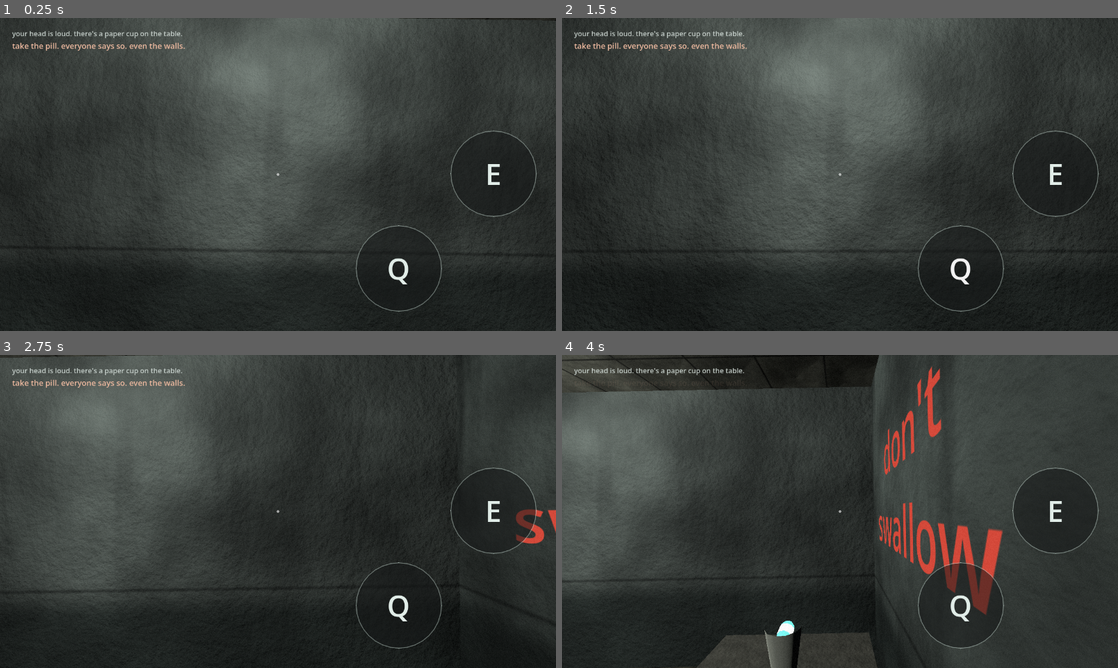
Above: before the commit, frames 1-4 (two rows, left to right).
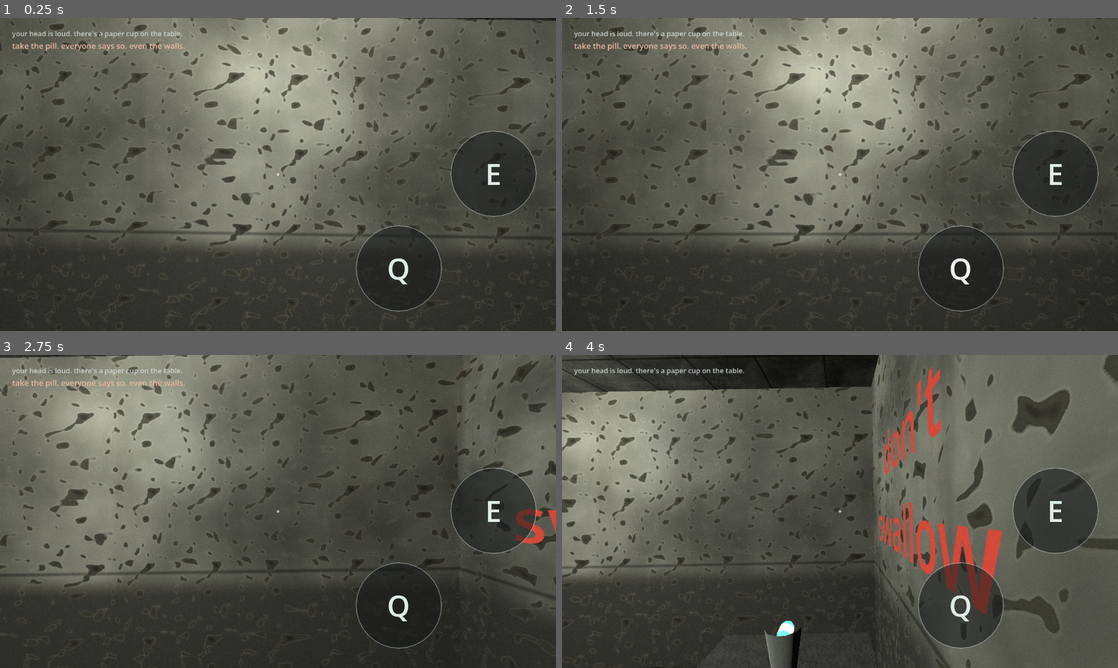
Above: after the commit, the same moments.

Repository: lucy-holm/Ward-B
Game: Godot game, scene res://main.tscn
The game is run twice, just before and just after one commit, with the same random seed, the same clock (stepped at 60 frames per second) and the same inputs.
Inputs (mouse positions are in pixels of both pictures, inside the frame that each line leads up to):
- Up to frame 1 (0.25 s): no input
- Up to frame 2 (1.5 s): click "E" at 0.5 s; click "Q" at 1.25 s
- Up to frame 3 (2.75 s): tap Enter at 2 s; move the mouse to (400, 495) at 2.02 s; hold D (move_right) from 2.03 s (still down); hold E (interact) from 2.03 s (still down); click (400, 495) at 2.17 s
- Up to frame 4 (4 s): release D (move_right) at 2.75 s; release E (interact) at 2.75 s; drag from (728, 527) to (812, 574) at 2.77 s; move the mouse to (895, 442) at 3.52 s; hold D (move_right) from 3.53 s (still down); tap 0 at 3.6 s

The runs differ from the first frame. In frame 1, 68% of the frame differs, in the area x 0-100%, y 0-100%; in frame 2, 65%; in frame 3, 65%; in frame 4, 63%.

Commit message:
Wall shader: hard-edged peel islands with correlated relief
Second of three concept-art retune agents (Sonnet 5, isolated worktree).
Walls only; the prop/metal shader is still in flight.

The brief called out that the old soft fractal blotching read as "damp", not
"flaking". Fixed by hard-thresholding a low-octave noise field with smoothstep
to get crisp island boundaries, domain-warped by the already-sampled mottle
scalar so they are organic rather than round blobs - zero extra fetch.

Relief comes from perturbing NORMAL analytically off that same mask via the
surface-gradient technique, so the peel lip sits exactly on the island
boundary by construction rather than by tuning two layers to agree. Plus
per-pixel roughness (chalky paint ~0.55 vs damp exposed plaster ~0.95),
single-step parallax so plaster reads recessed, AO at the crevice, and a
distance-widened threshold edge floored by fwidth so far walls blur into mass
instead of shimmering.

The perf gate did its job. The agent's first version added a third correlated
normal texture at 10 fetches for more precise lip relief and measured
11.4 -> 9.7 fps, ~17.5%, over the 15% limit. It backed that out for the
zero-fetch analytic derivative: 11.4 -> 11.2, ~1.8%, with no visible quality
loss. Final budget is 7 fetches and 2 noise textures at 256px - the same as
the shader it replaces.

I retuned four values after rendering it, because the defaults overshot:
  ao_strength    0.55 -> 0.22   the hard dark ring around every island read
                                as a cel-shaded sticker outline, not a lip
  island_scale   0.4  -> 1.5    0.4 gives ~2.5m features, i.e. camouflage
                                blotches; real flaking is many smaller patches
  edge_width_near 0.02 -> 0.045 still crisp, not a 1px stencil cut
  decay          0.35 -> 0.28   slightly less coverage at rest

Also worth recording: that agent's worktree had picked up the other two live
agents' in-progress files (floor, ceil, triplanar_worn, bed, chain all
differed). Copying its worktree wholesale would have clobbered the floor
shader landed an hour earlier and half-written prop work. Only its three
owned files were taken, after diffing.

Verified: import clean, check_rooms 7/7, test_mechanics 22, verify_web PASS,
11.1 fps with both new shaders active (11.4 baseline).

Honest read: a real step change from flat colour, but it now sits closer to
"pitted/mouldy plaster" than "peeling paint" - the specks are smaller and
higher-contrast than the concept, which has larger regions with a softer
tonal step. All knobs are exposed; worth Tom's eye in person.

Co-Authored-By: Claude Opus 4.8 (1M context) <noreply@anthropic.com>

Diff:
--- a/godot/materials/shaders/triplanar_plaster.gdshader
+++ b/godot/materials/shaders/triplanar_plaster.gdshader
@@ -10,40 +10,80 @@
 // density to metres, so the same physical texture pitch applies to every
 // mesh regardless of size. Nothing here reads UV at all.
 //
-// Three layers, mirroring the original canvas texture's intent:
-//   1. mottle    — low-frequency fractal blotching, the "painted a long time
-//                  ago, patched twice" base variation. Own world scale.
-//   2. streak    — vertical water runs, heaviest near the ceiling and fading
-//                  down. ONE texture fetch, not a fourth triplanar set: the
-//                  horizontal coordinate is (x + z), which varies correctly
-//                  along either an x-facing or a z-facing wall (every wall in
-//                  the ward is axis-aligned), and the vertical coordinate is
-//                  world Y heavily compressed so features elongate downward.
-//   3. band      — the darker wainscot/scuff zone baked in from the floor up
-//                  to band_height, with a hairline chair rail at the seam.
-// Plus a fine normal map on its own world scale so the surface catches the
-// orderly's light instead of reading as a flat painted card.
-
-uniform vec4 base_color : source_color = vec4(0.42, 0.435, 0.425, 1.0);
+// This is a rebuild against reference (cracked-paint/damp-plaster material
+// sheet + dayroom lucid/unmedicated pair + corridor + dormitory), not a
+// noisier version of the old flat-shaded canvas look. The design is one
+// height field driving three coupled things instead of independent layers:
+//
+//   1. The peel mask (from island_tex, hard-thresholded) doubles as the
+//      height field for relief: NORMAL is perturbed analytically from that
+//      SAME mask via screen-space derivatives (the "surface gradient" bump
+//      technique — no extra texture, no extra fetch), so the lip is
+//      guaranteed to sit exactly on the mask boundary rather than being a
+//      second, independently-tuned layer that merely happens to agree.
+//   2. The island lookup is offset along the view vector by a depth proxy
+//      (taken from the already-sampled mottle field, so it costs nothing)
+//      before sampling — one offset, no iteration — so exposed plaster
+//      reads as recessed rather than decaled on top.
+//   3. Distance widens the threshold's smoothstep edge (floored by fwidth(),
+//      the same AA trick the tile shader uses on its grout line) so crisp
+//      islands blur into soft mass at range instead of shimmering, while the
+//      coarse island shape itself — a single low-octave field — survives at
+//      distance by construction (the dormitory reference: shapes must stay
+//      legible near-black under one light).
+//
+// Two more roles for mottle_tex: the low-frequency "painted a long time ago,
+// patched twice" tonal variance, and — resampled at different coordinates,
+// no extra texture — the vertical water-streak field. band_color/band_height
+// give the dado/wainscot every reference has.
+//
+// Fetch count: mottle_tex triplanar (3) + streak resample of mottle_tex (1)
+// + island_tex triplanar (3) = 7 — same budget as the shader this replaces.
+
+uniform float decay : hint_range(0.0, 1.0) = 0.35;
+
+// --- shared palette (fixed across the three material shaders; see task ----
+// brief — do not invent new tones here).
+uniform vec4 paint_clean_color : source_color = vec4(0.812, 0.788, 0.706, 1.0); // bone/cream, lucid
+uniform vec4 paint_soiled_color : source_color = vec4(0.659, 0.600, 0.541, 1.0);
+uniform vec4 plaster_color : source_color = vec4(0.604, 0.561, 0.486, 1.0);
+uniform vec4 lath_color : source_color = vec4(0.290, 0.267, 0.220, 1.0); // dark lath / blown-out
+uniform vec4 green_cast_color : source_color = vec4(0.431, 0.451, 0.333, 1.0); // sick green, unmed
+uniform vec4 shadow_color : source_color = vec4(0.353, 0.369, 0.298, 1.0); // dark olive shadow
+uniform vec4 rust_color : source_color = vec4(0.659, 0.353, 0.290, 1.0);
+uniform vec4 grime_color : source_color = vec4(0.431, 0.290, 0.220, 1.0); // deep brown grime
 uniform vec4 band_color : source_color = vec4(0.29, 0.31, 0.30, 1.0);
-uniform float band_height = 0.95;
-uniform float band_softness = 0.25;
+
+uniform float band_height = 1.1;
+uniform float band_softness = 0.22;
 uniform float rail_width = 0.025;
 
 uniform sampler2D mottle_tex : hint_default_white, repeat_enable, filter_linear_mipmap;
-uniform sampler2D normal_tex : hint_normal, repeat_enable, filter_linear_mipmap;
-
-// World-space frequencies, in cycles per metre. Deliberately independent:
-// albedo blotching wants metre-scale features, the bump wants centimetre.
+uniform sampler2D island_tex : hint_default_white, repeat_enable, filter_linear_mipmap;
+
+// World-space frequencies, in cycles per metre.
 uniform float mottle_scale = 0.22;
-uniform float normal_scale = 1.6;
+uniform float island_scale = 0.55;
 uniform float streak_scale = 0.6;
 uniform float streak_squash = 0.08;
 
-uniform float mottle_strength : hint_range(0.0, 1.0) = 0.4;
+uniform float mottle_strength : hint_range(0.0, 1.0) = 0.35;
 uniform float streak_strength : hint_range(0.0, 1.0) = 0.35;
-uniform float normal_strength : hint_range(0.0, 2.0) = 0.6;
-uniform float roughness_base : hint_range(0.0, 1.0) = 0.9;
+uniform float normal_strength : hint_range(0.0, 2.0) = 1.1;
+uniform float roughness_paint : hint_range(0.0, 1.0) = 0.55;
+uniform float roughness_plaster : hint_range(0.0, 1.0) = 0.95;
+uniform float ao_strength : hint_range(0.0, 1.0) = 0.55;
+// Single-step depth offset, not iterative POM — see header.
+uniform float parallax_strength : hint_range(0.0, 0.5) = 0.12;
+
+// decay=0 -> almost nothing of the field falls below threshold (clean lucid
+// wall). decay=1 -> most of it does (large peeled islands, blown plaster).
+uniform float peel_threshold_min : hint_range(0.0, 1.0) = 0.08;
+uniform float peel_threshold_max : hint_range(0.0, 1.0) = 0.66;
+uniform float edge_width_near : hint_range(0.001, 0.3) = 0.02;
+uniform float edge_width_far : hint_range(0.001, 0.5) = 0.12;
+uniform float dist_fade_near = 5.0;
+uniform float dist_fade_far = 18.0;
 
 varying vec3 world_pos;
 varying vec3 world_normal;
@@ -68,35 +108,108 @@
 void fragment() {
 	vec3 weights = triplanar_weights(world_normal);
 	float mottle = triplanar_sample(mottle_tex, world_pos, weights, mottle_scale).r;
-	vec3 nrm = triplanar_sample(normal_tex, world_pos, weights, normal_scale);
-
-	// --- band -------------------------------------------------------------
+
+	float cam_dist = length(CAMERA_POSITION_WORLD - world_pos);
+	float dist_t = clamp((cam_dist - dist_fade_near) / max(dist_fade_far - dist_fade_near, 0.001), 0.0, 1.0);
+
+	// --- cheap single-step parallax -----------------------------------------
+	// Offset the island lookup along the view vector by a depth proxy taken
+	// from the already-sampled low-frequency mottle (free — no extra fetch).
+	// Recessed-reading areas (low mottle) shift more, giving the exposed
+	// plaster a sense of being cut into the wall rather than decaled on.
+	vec3 view_dir = normalize(CAMERA_POSITION_WORLD - world_pos);
+	float depth_proxy = (1.0 - mottle) * parallax_strength;
+	vec3 wpos_peel = world_pos - view_dir * depth_proxy;
+	// Cheap domain warp, same free mottle sample: without it the island
+	// noise's own blob shape shows through as slightly-too-round Rorschach
+	// outlines. Nudging the lookup sideways by a world-up-tangent times the
+	// mottle field breaks that up into something less regular, at zero extra
+	// fetch cost.
+	vec3 warp_dir = normalize(cross(world_normal, vec3(0.0, 1.0, 0.0)) + vec3(0.0001));
+	wpos_peel += warp_dir * (mottle - 0.5) * 0.6;
+
+	float isl = triplanar_sample(island_tex, wpos_peel, weights, island_scale).r;
+
+	// --- peel mask: hard-edged, decay-driven coverage -----------------------
+	float threshold = mix(peel_threshold_min, peel_threshold_max, decay);
+	float aa = fwidth(isl) * 1.5;
+	float edge_w = max(mix(edge_width_near, edge_width_far, dist_t), aa);
+	float exposed = 1.0 - smoothstep(threshold, threshold + edge_w, isl);
+	// 0 right at the edge (freshly exposed plaster) .. 1 deep in the island
+	// (blown out to dark lath).
+	float depth_t = 1.0 - smoothstep(0.0, threshold, isl);
+
+	float edge_dist = isl - threshold;
+	float lip_band = 1.0 - smoothstep(0.0, edge_w * 3.0, abs(edge_dist));
+	float paint_side = step(0.0, edge_dist);
+	float ao = lip_band * (1.0 - paint_side);
+	float lip_highlight = lip_band * paint_side * (1.0 - dist_t);
+
+	// --- dado / wainscot band ------------------------------------------------
 	float band_t = 1.0 - smoothstep(band_height - band_softness, band_height, world_pos.y);
-	vec3 col = mix(base_color.rgb, band_color.rgb, band_t);
 	float rail = 1.0 - smoothstep(0.0, rail_width, abs(world_pos.y - band_height));
-	col *= mix(1.0, 0.65, rail);
-
-	// --- mottle -----------------------------------------------------------
-	// Centred on 1.0 so mottling modulates around base_color rather than
-	// dragging every wall darker: noise averages ~0.5, so a naive
-	// mix(1.0, mottle, s) would quietly halve the authored albedo.
-	col *= 1.0 + (mottle - 0.5) * 2.0 * mottle_strength;
-
-	// --- water streaks ----------------------------------------------------
-	// Darken only; a stain never brightens a wall. Weighted toward the top of
-	// the 3m wall, and suppressed on horizontal faces (weights.y) where a
-	// vertical run makes no sense.
+
+	// --- base paint: clean -> soiled with decay, plus low-freq variance -----
+	vec3 paint = mix(paint_clean_color.rgb, paint_soiled_color.rgb, decay);
+	paint *= 1.0 + (mottle - 0.5) * 2.0 * mottle_strength;
+	// Dado tone itself drifts with decay: a pale khaki band at decay=0 (the
+	// lucid dayroom reference), sinking to the authored dark scuffed
+	// wainscot as the ward rots. A fixed dark band_color read the same at
+	// both ends and blew out the contrast on a now much brighter clean wall.
+	vec3 band_tone = mix(paint_soiled_color.rgb * 0.82, band_color.rgb, decay);
+	paint = mix(paint, band_tone, band_t);
+	paint *= mix(1.0, 0.65, rail);
+
+	// --- exposed substrate: plaster -> dark lath by how deep into the island -
+	vec3 substrate = mix(plaster_color.rgb, lath_color.rgb, depth_t);
+
+	vec3 col = mix(paint, substrate, exposed);
+
+	// --- water streaks (reuse mottle_tex at different coordinates) ----------
 	float streak_n = texture(mottle_tex,
 		vec2(world_pos.x + world_pos.z, world_pos.y * streak_squash) * streak_scale).r;
 	float streak = smoothstep(0.55, 1.0, streak_n);
 	float from_top = smoothstep(0.4, 2.6, world_pos.y);
-	col *= 1.0 - streak * streak_strength * from_top * (1.0 - weights.y);
+	float streak_amt = streak * streak_strength * from_top * (1.0 - weights.y);
+	col *= 1.0 - streak_amt * 0.5;
+	col = mix(col, grime_color.rgb, streak_amt * 0.4 * decay);
+
+	// --- AO in the crevice, highlight on the raised paint lip ---------------
+	col *= 1.0 - ao * ao_strength;
+	col = mix(col, min(col * 1.25, vec3(1.0)), lip_highlight * 0.5);
+
+	// --- rot: green-black cast drift with decay ------------------------------
+	col = mix(col, mix(col, green_cast_color.rgb, 0.35), decay * exposed * 0.6);
+	col = mix(col, shadow_color.rgb, ao * decay * 0.5);
+	col = mix(col, rust_color.rgb, streak_amt * lip_band * 0.5);
 
 	ALBEDO = col;
-	NORMAL_MAP = nrm;
-	NORMAL_MAP_DEPTH = normal_strength;
-	// Water-damaged patches sit slightly glossier than the surrounding
-	// chalky paint — a small cue that reads even before the stain does.
-	ROUGHNESS = roughness_base - streak * 0.2;
+
+	// --- normal: analytic relief from the SAME mask field, zero extra fetch -
+	// "Surface gradient" bump (Mikkelsen): perturb the geometric normal using
+	// screen-space derivatives of a scalar height, converted through the
+	// derivatives of world position so it stays correct across the triplanar
+	// blend without needing a tangent basis. height is 1 on intact paint, 0
+	// in the exposed crevice — i.e. the peel mask itself plus a whisper of
+	// mottle so the intact paint isn't perfectly flat either. Eased off with
+	// distance so it doesn't turn into noise soup at the far end of a
+	// corridor; the coarse island shape underneath is unaffected since
+	// edge_w has already widened by then.
+	float height = (1.0 - exposed) + (mottle - 0.5) * 0.25;
+	vec3 dpdx = dFdx(world_pos);
+	vec3 dpdy = dFdy(world_pos);
+	vec3 r1 = cross(dpdy, world_normal);
+	vec3 r2 = cross(world_normal, dpdx);
+	float det = dot(dpdx, r1);
+	float sign_det = det < 0.0 ? -1.0 : 1.0;
+	vec3 surf_grad = (r1 * dFdx(height) + r2 * dFdy(height)) * sign_det;
+	float bump_amt = normal_strength * mix(1.0, 0.35, dist_t) * 0.05;
+	vec3 bumped_world_normal = normalize(world_normal - surf_grad * bump_amt);
+	NORMAL = normalize((VIEW_MATRIX * vec4(bumped_world_normal, 0.0)).xyz);
+
+	// --- roughness: chalky paint vs damp/rough exposed plaster, glossy streak
+	float roughness = mix(roughness_paint, roughness_plaster, exposed);
+	roughness -= streak_amt * 0.22;
+	ROUGHNESS = clamp(roughness, 0.05, 1.0);
 	METALLIC = 0.0;
 }
--- a/godot/materials/wall.tres
+++ b/godot/materials/wall.tres
@@ -18,39 +18,54 @@
 height = 256
 noise = SubResource("FastNoiseLite_wall_mottle")
 
-[sub_resource type="FastNoiseLite" id="FastNoiseLite_wall_normal"]
-noise_type = 3
-seed = 202
-frequency = 0.05
-fractal_octaves = 4
-fractal_lacunarity = 2.2
-fractal_gain = 0.6
+[sub_resource type="FastNoiseLite" id="FastNoiseLite_wall_island"]
+noise_type = 1
+seed = 303
+frequency = 0.015
+fractal_octaves = 2
+fractal_lacunarity = 2.0
+fractal_gain = 0.3
 
-[sub_resource type="NoiseTexture2D" id="NoiseTexture2D_wall_normal"]
+[sub_resource type="NoiseTexture2D" id="NoiseTexture2D_wall_island"]
 generate_mipmaps = true
 seamless = true
-seamless_blend_skirt = 0.2
+seamless_blend_skirt = 0.25
 width = 256
 height = 256
-as_normal_map = true
-bump_strength = 6.0
-noise = SubResource("FastNoiseLite_wall_normal")
+noise = SubResource("FastNoiseLite_wall_island")
 
 [resource]
 render_priority = 0
 shader = ExtResource("1_shader")
-shader_parameter/base_color = Color(0.44, 0.455, 0.44, 1)
+shader_parameter/decay = 0.28
+shader_parameter/paint_clean_color = Color(0.812, 0.788, 0.706, 1)
+shader_parameter/paint_soiled_color = Color(0.659, 0.6, 0.541, 1)
+shader_parameter/plaster_color = Color(0.604, 0.561, 0.486, 1)
+shader_parameter/lath_color = Color(0.29, 0.267, 0.22, 1)
+shader_parameter/green_cast_color = Color(0.431, 0.451, 0.333, 1)
+shader_parameter/shadow_color = Color(0.353, 0.369, 0.298, 1)
+shader_parameter/rust_color = Color(0.659, 0.353, 0.29, 1)
+shader_parameter/grime_color = Color(0.431, 0.29, 0.22, 1)
 shader_parameter/band_color = Color(0.255, 0.278, 0.268, 1)
-shader_parameter/band_height = 0.95
-shader_parameter/band_softness = 0.25
+shader_parameter/band_height = 1.1
+shader_parameter/band_softness = 0.22
 shader_parameter/rail_width = 0.025
 shader_parameter/mottle_tex = SubResource("NoiseTexture2D_wall_mottle")
-shader_parameter/normal_tex = SubResource("NoiseTexture2D_wall_normal")
+shader_parameter/island_tex = SubResource("NoiseTexture2D_wall_island")
 shader_parameter/mottle_scale = 0.22
-shader_parameter/normal_scale = 1.1
+shader_parameter/island_scale = 1.5
 shader_parameter/streak_scale = 0.5
 shader_parameter/streak_squash = 0.08
-shader_parameter/mottle_strength = 0.42
+shader_parameter/mottle_strength = 0.35
 shader_parameter/streak_strength = 0.38
-shader_parameter/normal_strength = 0.7
-shader_parameter/roughness_base = 0.9
+shader_parameter/normal_strength = 1.1
+shader_parameter/roughness_paint = 0.55
+shader_parameter/roughness_plaster = 0.95
+shader_parameter/ao_strength = 0.22
+shader_parameter/parallax_strength = 0.12
+shader_parameter/peel_threshold_min = 0.08
+shader_parameter/peel_threshold_max = 0.66
+shader_parameter/edge_width_near = 0.045
+shader_parameter/edge_width_far = 0.12
+shader_parameter/dist_fade_near = 5.0
+shader_parameter/dist_fade_far = 18.0
--- a/godot/materials/wall2.tres
+++ b/godot/materials/wall2.tres
@@ -18,39 +18,54 @@
 height = 256
 noise = SubResource("FastNoiseLite_wall2_mottle")
 
-[sub_resource type="FastNoiseLite" id="FastNoiseLite_wall2_normal"]
-noise_type = 3
+[sub_resource type="FastNoiseLite" id="FastNoiseLite_wall2_island"]
+noise_type = 1
 seed = 878
-frequency = 0.055
-fractal_octaves = 4
-fractal_lacunarity = 2.2
-fractal_gain = 0.6
+frequency = 0.017
+fractal_octaves = 2
+fractal_lacunarity = 2.0
+fractal_gain = 0.3
 
-[sub_resource type="NoiseTexture2D" id="NoiseTexture2D_wall2_normal"]
+[sub_resource type="NoiseTexture2D" id="NoiseTexture2D_wall2_island"]
 generate_mipmaps = true
 seamless = true
-seamless_blend_skirt = 0.2
+seamless_blend_skirt = 0.25
 width = 256
 height = 256
-as_normal_map = true
-bump_strength = 6.0
-noise = SubResource("FastNoiseLite_wall2_normal")
+noise = SubResource("FastNoiseLite_wall2_island")
 
 [resource]
 render_priority = 0
 shader = ExtResource("1_shader")
-shader_parameter/base_color = Color(0.39, 0.41, 0.395, 1)
+shader_parameter/decay = 0.28
+shader_parameter/paint_clean_color = Color(0.78, 0.759, 0.686, 1)
+shader_parameter/paint_soiled_color = Color(0.62, 0.575, 0.517, 1)
+shader_parameter/plaster_color = Color(0.58, 0.542, 0.472, 1)
+shader_parameter/lath_color = Color(0.27, 0.25, 0.207, 1)
+shader_parameter/green_cast_color = Color(0.41, 0.435, 0.32, 1)
+shader_parameter/shadow_color = Color(0.33, 0.35, 0.284, 1)
+shader_parameter/rust_color = Color(0.64, 0.34, 0.278, 1)
+shader_parameter/grime_color = Color(0.41, 0.275, 0.207, 1)
 shader_parameter/band_color = Color(0.215, 0.238, 0.228, 1)
-shader_parameter/band_height = 0.95
-shader_parameter/band_softness = 0.25
+shader_parameter/band_height = 1.1
+shader_parameter/band_softness = 0.22
 shader_parameter/rail_width = 0.025
 shader_parameter/mottle_tex = SubResource("NoiseTexture2D_wall2_mottle")
-shader_parameter/normal_tex = SubResource("NoiseTexture2D_wall2_normal")
+shader_parameter/island_tex = SubResource("NoiseTexture2D_wall2_island")
 shader_parameter/mottle_scale = 0.26
-shader_parameter/normal_scale = 1.2
+shader_parameter/island_scale = 1.5
 shader_parameter/streak_scale = 0.62
 shader_parameter/streak_squash = 0.07
-shader_parameter/mottle_strength = 0.46
+shader_parameter/mottle_strength = 0.4
 shader_parameter/streak_strength = 0.44
-shader_parameter/normal_strength = 0.7
-shader_parameter/roughness_base = 0.9
+shader_parameter/normal_strength = 1.1
+shader_parameter/roughness_paint = 0.55
+shader_parameter/roughness_plaster = 0.95
+shader_parameter/ao_strength = 0.22
+shader_parameter/parallax_strength = 0.12
+shader_parameter/peel_threshold_min = 0.09
+shader_parameter/peel_threshold_max = 0.68
+shader_parameter/edge_width_near = 0.045
+shader_parameter/edge_width_far = 0.12
+shader_parameter/dist_fade_near = 5.0
+shader_parameter/dist_fade_far = 18.0
